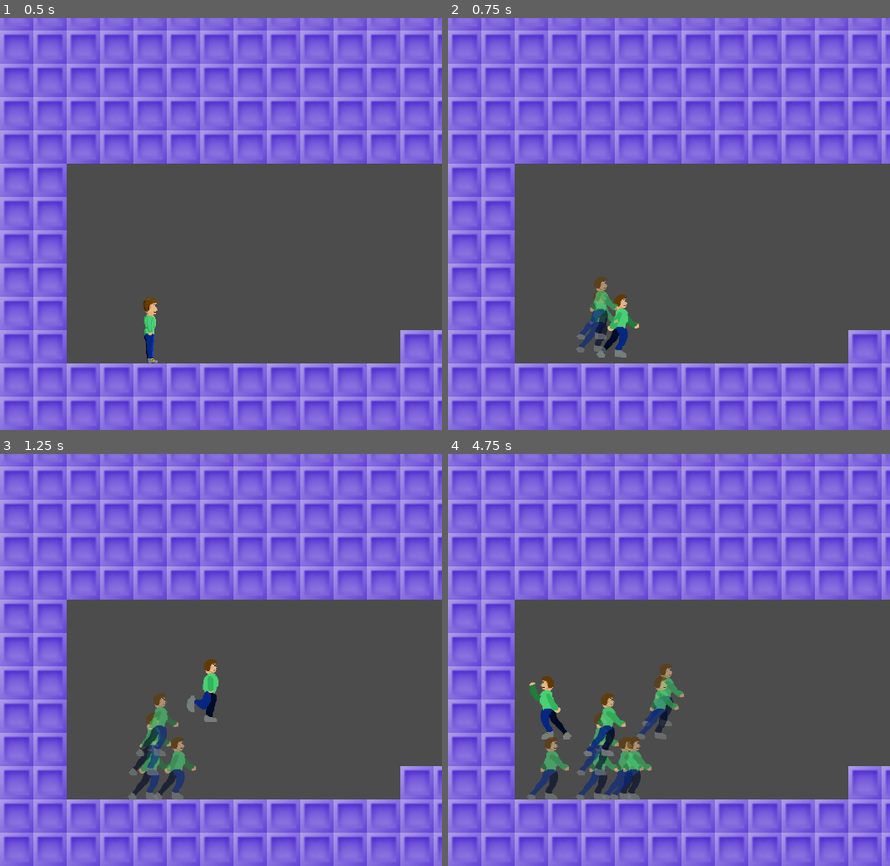
Above: before the commit, frames 1-4 (two rows, left to right).
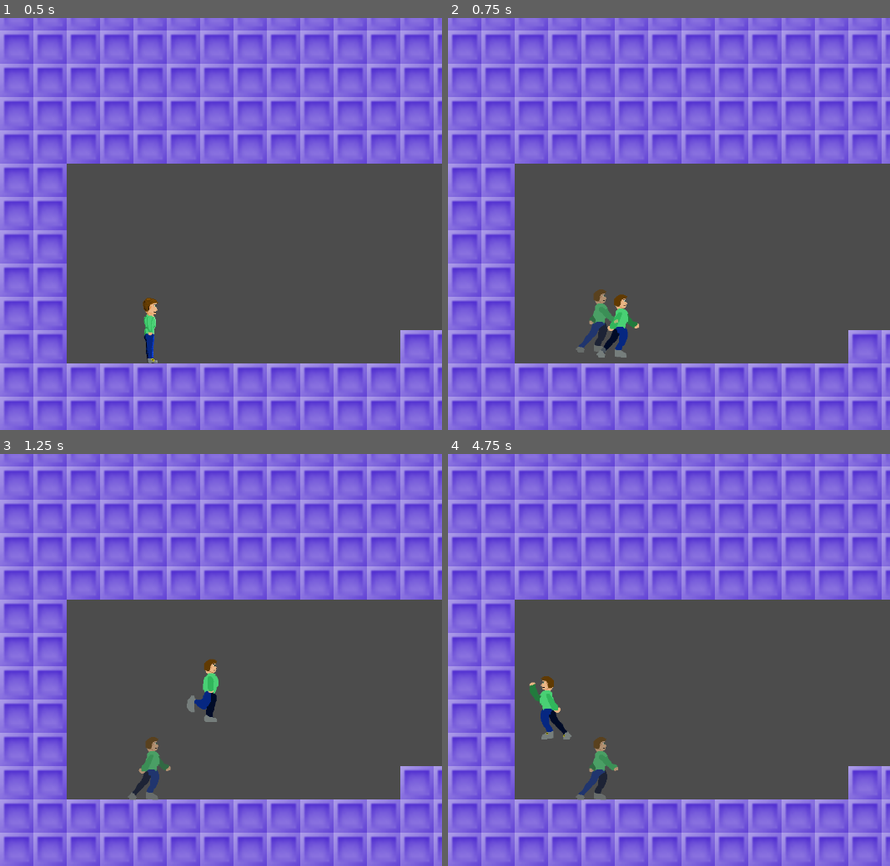
Above: after the commit, the same moments.

Repository: cpatsel/timewarp
Game: Godot game, scene res://tutorial2.tscn
The game is run twice, just before and just after one commit, with the same random seed, the same clock (stepped at 60 frames per second) and the same inputs. This scene is started directly instead of the project's main scene.
Inputs:
- Up to frame 1 (0.5 s): no input
- Up to frame 2 (0.75 s): tap Enter at 0.5 s; hold Right (move_right) from 0.53 s (still down); hold R from 0.53 s (still down)
- Up to frame 3 (1.25 s): keep holding Right (move_right); keep holding R; tap Space (jump) at 0.77 s
- Up to frame 4 (4.75 s): release R at 1.28 s; tap Shift at 1.35, 2.85, 4.35 s; tap Space (jump) at 1.52, 3.02, 3.77, 4.52 s; release Right (move_right) at 2.03 s; hold Left (move_left) 2.03-2.78 s; hold R 2.03-2.78 s; hold Right (move_right) 2.78-4.28 s; hold R 3.53-4.28 s; hold Left (move_left) from 4.28 s (still down)

Frame 1 is identical in both runs. In frame 2, 0.5% of the frame differs, in the area x 29-39%, y 62-78%; in frame 3, 1.3%; in frame 4, 3.0%, in the area x 17-54%, y 50-85%.

Commit message:
Remove extra ghosts from tutorial 2

Diff:
--- a/TimeWarpGame/tutorial2.tscn
+++ b/TimeWarpGame/tutorial2.tscn
@@ -106,91 +106,11 @@
 editor_draw_limits = true
 
 [node name="ghost" parent="." groups=[
+"player",
 "ghost",
-"player",
 ] instance=ExtResource( 3 )]
 modulate = Color( 1, 1, 1, 0.627451 )
 position = Vector2( -84.94, 414.436 )
-scale = Vector2( 0.25, 0.25 )
-collision_layer = 2
-script = ExtResource( 4 )
-
-[node name="ghost2" parent="." groups=[
-"ghost",
-"player",
-] instance=ExtResource( 3 )]
-modulate = Color( 1, 1, 1, 0.627451 )
-position = Vector2( -84.94, 414.436 )
-scale = Vector2( 0.25, 0.25 )
-collision_layer = 2
-script = ExtResource( 4 )
-
-[node name="ghost3" parent="." groups=[
-"ghost",
-"player",
-] instance=ExtResource( 3 )]
-modulate = Color( 1, 1, 1, 0.627451 )
-position = Vector2( -84.94, 414.436 )
-scale = Vector2( 0.25, 0.25 )
-collision_layer = 2
-script = ExtResource( 4 )
-
-[node name="ghost4" parent="." groups=[
-"ghost",
-"player",
-] instance=ExtResource( 3 )]
-modulate = Color( 1, 1, 1, 0.627451 )
-position = Vector2( -84.94, 414.436 )
-scale = Vector2( 0.25, 0.25 )
-collision_layer = 2
-script = ExtResource( 4 )
-
-[node name="ghost5" parent="." groups=[
-"ghost",
-"player",
-] instance=ExtResource( 3 )]
-modulate = Color( 1, 1, 1, 0.627451 )
-position = Vector2( -84.94, 414.436 )
-scale = Vector2( 0.25, 0.25 )
-collision_layer = 2
-script = ExtResource( 4 )
-
-[node name="ghost6" parent="." groups=[
-"ghost",
-"player",
-] instance=ExtResource( 3 )]
-modulate = Color( 1, 1, 1, 0.627451 )
-position = Vector2( -84.94, 414.436 )
-scale = Vector2( 0.25, 0.25 )
-collision_layer = 2
-script = ExtResource( 4 )
-
-[node name="ghost7" parent="." groups=[
-"ghost",
-"player",
-] instance=ExtResource( 3 )]
-modulate = Color( 1, 1, 1, 0.627451 )
-position = Vector2( -84.94, 414.436 )
-scale = Vector2( 0.25, 0.25 )
-collision_layer = 2
-script = ExtResource( 4 )
-
-[node name="ghost8" parent="." groups=[
-"ghost",
-"player",
-] instance=ExtResource( 3 )]
-modulate = Color( 1, 1, 1, 0.627451 )
-position = Vector2( -84.94, 414.436 )
-scale = Vector2( 0.25, 0.25 )
-collision_layer = 2
-script = ExtResource( 4 )
-
-[node name="ghost9" parent="." groups=[
-"ghost",
-"player",
-] instance=ExtResource( 3 )]
-modulate = Color( 1, 1, 1, 0.627451 )
-position = Vector2( -81.94, 414.436 )
 scale = Vector2( 0.25, 0.25 )
 collision_layer = 2
 script = ExtResource( 4 )
